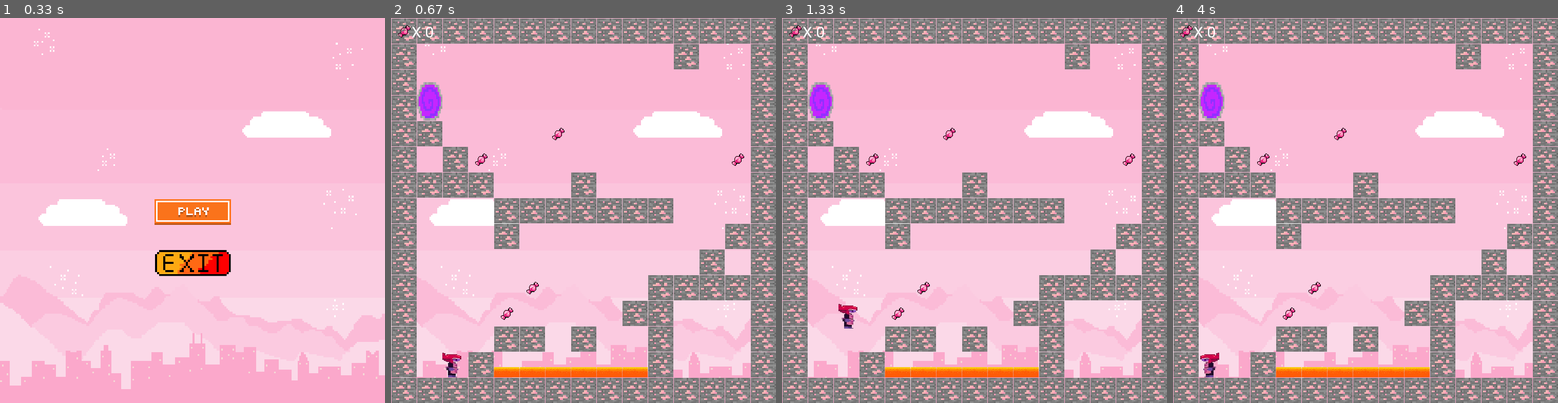
Above: before the commit, frames 1-4 (left to right).
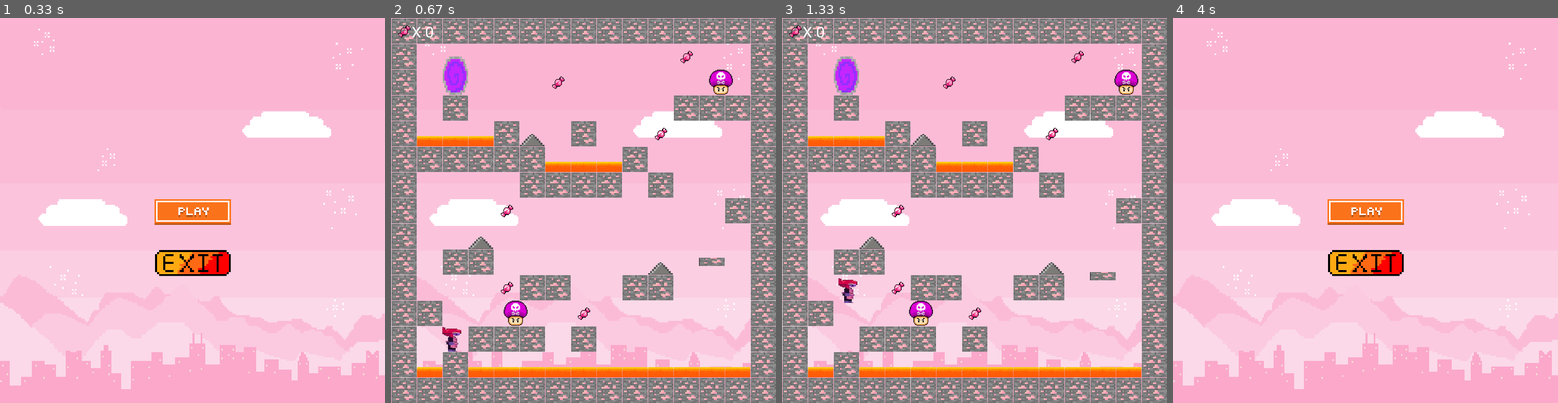
Above: after the commit, the same moments.

Repository: Julijadvbjb/Pygame-sp-le
Game: pygame game, started from main.py
Same seed, same stepped clock (60 frames per second), same inputs: the game is played once before the commit and once after it.
Inputs (mouse positions are in pixels of both pictures, inside the frame that each line leads up to):
- Up to frame 1 (0.33 s): no input
- Up to frame 2 (0.67 s): press the mouse at (583, 210) at 0.37 s; move the mouse to (598, 164) at 0.47 s; release the mouse at (618, 118) at 0.6 s
- Up to frame 3 (1.33 s): hold Right 0.67-1.13 s; move the mouse to (959, 106) at 0.7 s; hold Up from 1.17 s (still down)
- Up to frame 4 (4 s): release Up at 1.47 s; hold Right 1.5-1.97 s; press the mouse at (1365, 314) at 2.03 s; move the mouse to (1384, 260) at 2.13 s; release the mouse at (1407, 210) at 2.27 s; hold Left 2.33-2.87 s; press the mouse at (1365, 314) at 2.93 s; move the mouse to (1350, 314) at 3.03 s; release the mouse at (1334, 310) at 3.17 s; hold Left 3.23-3.63 s; press the mouse at (1365, 314) at 3.7 s; move the mouse to (1407, 229) at 3.8 s; release the mouse at (1446, 141) at 3.93 s

Frame 1 is identical in both runs. In frame 2, 24% of the frame differs, in the area x 6-94%, y 6-94%; in frame 3, 24%; in frame 4, 39%, in the area x 0-100%, y 0-100%.

Commit message:
platforms

Diff:
--- a/level_data.py
+++ b/level_data.py
@@ -1,14 +1,14 @@
 level1_data = [
 [1, 1, 1, 1, 1, 1, 1, 1, 1, 1, 1, 1, 1, 1, 1],
 [1, 0, 0, 0, 0, 0, 0, 0, 0, 0, 0, 1, 0, 0, 1],
-[1, 0, 0, 0, 0, 0, 0, 0, 0, 0, 0, 0, 0, 0, 1],
-[1, 4, 0, 0, 0, 0, 0, 0, 0, 0, 0, 0, 0, 0, 1],
+[1, 0, 0, 0, 0, 0, 0, 0, 0, 0, 5, 0, 0, 0, 1],
+[1, 4, 0, 0, 0, 0, 0, 0, 0, 7, 0, 0, 0, 0, 1],
 [1, 1, 0, 0, 0, 0, 5, 0, 0, 0, 0, 0, 0, 0, 1],
 [1, 0, 1, 5, 0, 0, 0, 0, 0, 0, 0, 0, 0, 5, 1],
 [1, 1, 1, 1, 0, 0, 0, 1, 0, 0, 0, 0, 0, 0, 1],
-[1, 0, 0, 0, 1, 1, 1, 1, 1, 1, 1, 0, 0, 0, 1],
+[1, 5, 0, 0, 1, 1, 1, 1, 1, 1, 1, 0, 0, 0, 1],
 [1, 0, 0, 0, 1, 0, 0, 0, 0, 0, 0, 0, 0, 1, 1],
-[1, 0, 0, 0, 0, 0, 0, 0, 0, 0, 0, 0, 1, 0, 1],
+[1, 7, 0, 0, 0, 0, 0, 0, 0, 0, 0, 0, 1, 0, 1],
 [1, 0, 0, 0, 0, 5, 0, 0, 0, 0, 1, 1, 1, 1, 1],
 [1, 0, 0, 0, 5, 0, 0, 0, 0, 1, 1, 0, 0, 0, 1],
 [1, 0, 0, 0, 1, 1, 0, 1, 0, 0, 1, 0, 0, 0, 1],
@@ -18,47 +18,47 @@
 
 level2_data = [
 [1, 1, 1, 1, 1, 1, 1, 1, 1, 1, 1, 1, 1, 1, 1],
-[1, 0, 0, 0, 0, 0, 0, 0, 0, 0, 0, 1, 0, 0, 1],
+[1, 0, 0, 0, 0, 0, 0, 0, 0, 0, 0, 1, 0, 5, 1],
 [1, 0, 0, 4, 0, 0, 0, 0, 0, 0, 0, 0, 0, 0, 1],
 [1, 0, 0, 1, 0, 0, 0, 0, 0, 0, 0, 0, 0, 0, 1],
-[1, 0, 0, 5, 0, 0, 0, 0, 5, 0, 0, 0, 0, 0, 1],
+[1, 0, 0, 5, 0, 0, 0, 0, 5, 0, 0, 0, 0, 7, 1],
 [1, 1, 0, 0, 0, 0, 0, 0, 0, 0, 0, 0, 0, 0, 1],
 [1, 1, 1, 1, 0, 3, 0, 1, 3, 1, 0, 0, 0, 0, 1],
 [1, 0, 0, 0, 1, 1, 1, 1, 1, 1, 1, 0, 0, 0, 1],
-[1, 0, 0, 0, 1, 0, 0, 0, 0, 0, 0, 0, 0, 1, 1],
+[1, 0, 0, 0, 1, 0, 5, 0, 0, 0, 0, 0, 0, 1, 1],
 [1, 0, 0, 0, 0, 0, 0, 0, 0, 0, 0, 0, 0, 0, 1],
 [1, 0, 0, 5, 0, 0, 0, 0, 0, 0, 5, 1, 2, 1, 1],
-[1, 0, 0, 0, 0, 1, 0, 0, 0, 0, 1, 1, 1, 1, 1],
-[1, 0, 0, 1, 0, 0, 0, 0, 1, 1, 1, 0, 0, 0, 1],
+[1, 0, 0, 0, 0, 0, 0, 0, 0, 6, 0, 1, 1, 1, 1],
+[1, 0, 0, 1, 0, 0, 7, 1, 1, 1, 1, 0, 0, 0, 1],
 [1, 0, 1, 2, 2, 2, 2, 2, 2, 2, 1, 0, 0, 0, 1],
 [1, 1, 1, 1, 1, 1, 1, 1, 1, 1, 1, 1, 1, 1, 1],
 ]
 
 level3_data = [
 [1, 1, 1, 1, 1, 1, 1, 1, 1, 1, 1, 1, 1, 1, 1],
-[1, 0, 0, 0, 0, 0, 0, 0, 0, 0, 0, 0, 0, 0, 1],
-[1, 0, 4, 0, 0, 0, 5, 0, 0, 0, 0, 0, 0, 0, 1],
-[1, 0, 1, 0, 0, 0, 0, 0, 0, 0, 0, 0, 0, 0, 1],
+[1, 0, 0, 0, 0, 0, 0, 0, 0, 0, 0, 5, 0, 0, 1],
+[1, 0, 4, 0, 0, 0, 5, 0, 0, 0, 0, 0, 6, 0, 1],
+[1, 0, 1, 0, 0, 0, 0, 0, 0, 0, 0, 1, 1, 1, 1],
 [1, 2, 2, 2, 1, 3, 0, 1, 0, 0, 5, 0, 0, 0, 1],
-[1, 1, 1, 1, 1, 1, 2, 2, 2, 1, 1, 1, 0, 0, 1],
-[1, 0, 0, 0, 0, 1, 1, 1, 1, 0, 0, 0, 0, 0, 1],
+[1, 1, 1, 1, 1, 1, 2, 2, 2, 1, 0, 0, 0, 0, 1],
+[1, 0, 0, 0, 0, 1, 1, 1, 1, 0, 1, 0, 0, 0, 1],
 [1, 0, 0, 0, 5, 0, 0, 0, 0, 0, 0, 0, 0, 1, 1],
-[1, 0, 0, 3, 0, 0, 0, 0, 0, 0, 0, 1, 1, 0, 1],
-[1, 0, 1, 1, 0, 0, 0, 0, 0, 0, 3, 0, 0, 0, 1],
-[1, 0, 0, 0, 0, 1, 1, 0, 0, 1, 1, 0, 0, 0, 1],
-[1, 1, 0, 0, 0, 0, 0, 5, 0, 0, 0, 0, 0, 0, 1],
-[1, 0, 0, 1, 0, 0, 0, 1, 0, 0, 0, 0, 0, 0, 1],
+[1, 0, 0, 3, 0, 0, 0, 0, 0, 0, 0, 0, 0, 0, 1],
+[1, 0, 1, 1, 0, 0, 0, 0, 0, 0, 3, 0, 7, 0, 1],
+[1, 0, 0, 0, 5, 1, 1, 0, 0, 1, 1, 0, 0, 0, 1],
+[1, 1, 0, 0, 6, 0, 0, 5, 0, 0, 0, 0, 0, 0, 1],
+[1, 0, 0, 1, 1, 1, 0, 1, 0, 0, 0, 0, 0, 0, 1],
 [1, 2, 1, 2, 2, 2, 2, 2, 2, 2, 2, 2, 2, 2, 1],
 [1, 1, 1, 1, 1, 1, 1, 1, 1, 1, 1, 1, 1, 1, 1],
 ]
 
 level4_data = [
 [1, 1, 1, 1, 1, 1, 1, 1, 1, 1, 1, 1, 1, 1, 1],
-[1, 0, 0, 0, 0, 0, 5, 0, 0, 0, 0, 1, 0, 0, 1],
+[1, 0, 0, 0, 5, 6, 0, 0, 0, 0, 5, 1, 0, 0, 1],
 [1, 0, 0, 0, 1, 1, 1, 0, 0, 0, 0, 0, 0, 0, 1],
 [1, 4, 0, 1, 0, 0, 0, 0, 0, 0, 0, 0, 0, 0, 1],
 [1, 1, 0, 0, 0, 0, 5, 0, 0, 0, 0, 0, 0, 0, 1],
-[1, 0, 1, 5, 0, 0, 0, 0, 0, 0, 0, 0, 0, 5, 1],
+[1, 0, 1, 5, 0, 0, 0, 0, 0, 0, 7, 0, 0, 5, 1],
 [1, 1, 1, 1, 0, 0, 1, 0, 0, 1, 0, 1, 0, 0, 1],
 [1, 0, 0, 0, 1, 2, 2, 2, 2, 2, 0, 0, 0, 1, 1],
 [1, 0, 0, 0, 1, 1, 1, 1, 1, 1, 0, 0, 0, 1, 1],
--- a/main.py
+++ b/main.py
@@ -24,7 +24,7 @@
 game_over = 0
 main_menu = True
 max_levels = 4
-current_level = 1
+current_level = 3
 score = 0
 lives = 3
 game_over_played = False
@@ -51,7 +51,7 @@
 
 died_img = pygame.image.load('images/died.png')
 died_img = pygame.transform.scale(died_img, (screen_width//3 , screen_height//3))
-died_rect = died_img.get_rect(center=(screen_width // 2, screen_height // 2))
+died_rect = died_img.get_rect(center=(screen_width // 2, screen_height // 2 ))
 
 win_img = pygame.image.load('images/win.png')
 win_img = pygame.transform.scale(win_img, (screen_width//3 , screen_height//3))
@@ -107,6 +107,7 @@
         dx = 0
         dy = 0
         walk_cooldown = 5
+        col_thresh = 20
 
         if game_over == 0:
             # Get keypresses
@@ -169,7 +170,7 @@
                         self.high = False
 
             # Check for collision with lava and spikes
-            if pygame.sprite.spritecollide(self, lava_group, False) or pygame.sprite.spritecollide(self, spike_group, False):
+            if pygame.sprite.spritecollide(self, lava_group, False) or pygame.sprite.spritecollide(self, spike_group, False) or  pygame.sprite.spritecollide(self, enemy_group, False):
                 game_over = -1
                 lives -= 1
                 die_sound.play()
@@ -177,6 +178,23 @@
             # Check for collision with portal
             if pygame.sprite.spritecollide(self, portal_group, False):
                 game_over = 1
+
+            for platform in platform_group:
+                if platform.rect.colliderect(self.rect.x + dx, self.rect.y, self.width, self.height):
+                      dx = 0
+                if platform.rect.colliderect(self.rect.x, self.rect.y + dy, self.width, self.height):
+                    if abs((self.rect.top + dy) - platform.rect.bottom) < col_thresh:
+                        self.vel_y = 0
+                        dy = platform.rect.bottom - self.rect.top
+                    elif abs((self.rect.bottom + dy) - platform.rect.top) < col_thresh:
+                         self.rect.bottom = platform.rect.top - 1
+                         dy = 0
+                         self.high = False
+                    if platform.move_x != 0:
+                        self.rect.x += platform.move_direction
+
+
+
 
             # Update player coordinates
             self.rect.x += dx
@@ -262,54 +280,60 @@
 		return action
 
 class World():
-	"""
+    """
     Class representing the game world with tiles and game elements.
 
     Attributes:
     - tile_list: List of tiles in the world.
     """
-	def __init__(self, data):
-		"""
+    def __init__(self, data):
+        """
         Initialize the world based on the provided level data.
 
         Parameters:
         - data: 2D list representing the layout of tiles in the level.
         """
-		self.tile_list = []
-
-		#load images
-		block_img = pygame.image.load('images/block.png')
-
-		row_count = 0
-		for row in data:
-			col_count = 0
-			for tile in row:
-				if tile == 1:
-					img = pygame.transform.scale(block_img, (tile_size, tile_size))
-					img_rect = img.get_rect()
-					img_rect.x = col_count * tile_size
-					img_rect.y = row_count * tile_size
-					tile = (img, img_rect)
-					self.tile_list.append(tile)
-				if tile == 2:
-					lava = Lava(col_count*tile_size, row_count*tile_size+(tile_size//2))
-					lava_group.add(lava)
-				if tile == 3:
-					spike = Spike(col_count*tile_size, row_count*tile_size+(tile_size//2))
-					spike_group.add(spike)
-				if tile == 4:
-					portal = Portal(col_count*tile_size, row_count*tile_size-(tile_size//2))
-					portal_group.add(portal)
-				if tile == 5:
-					candy = Candy(col_count*tile_size + (tile_size//2), row_count*tile_size+(tile_size//2))
-					candy_group.add(candy)
-				col_count += 1
-			row_count += 1
-
-	def draw(self):
-		"""Draw the tiles in the world on the screen."""
-		for tile in self.tile_list:
-			screen.blit(tile[0], tile[1])
+        self.tile_list = []
+
+        # load images
+        block_img = pygame.image.load('images/block.png')
+
+        row_count = 0
+        for row in data:
+            col_count = 0
+            for tile in row:
+                if tile == 1:
+                    img = pygame.transform.scale(block_img, (tile_size, tile_size))
+                    img_rect = img.get_rect()
+                    img_rect.x = col_count * tile_size
+                    img_rect.y = row_count * tile_size
+                    tile = (img, img_rect)
+                    self.tile_list.append(tile)
+                if tile == 2:
+                    lava = Lava(col_count * tile_size, row_count * tile_size + (tile_size // 2))
+                    lava_group.add(lava)
+                if tile == 3:
+                    spike = Spike(col_count * tile_size, row_count * tile_size + (tile_size // 2))
+                    spike_group.add(spike)
+                if tile == 4:
+                    portal = Portal(col_count * tile_size, row_count * tile_size - (tile_size // 2))
+                    portal_group.add(portal)
+                if tile == 5:
+                    candy = Candy(col_count * tile_size + (tile_size // 2), row_count * tile_size + (tile_size // 2))
+                    candy_group.add(candy)
+                if tile == 6:
+                    enemy = Enemy(col_count * tile_size, row_count * tile_size)
+                    enemy_group.add(enemy)
+                if tile == 7:
+                    platform = Platform(col_count * tile_size, row_count * tile_size, 0)
+                    platform_group.add(platform)
+                col_count += 1
+            row_count += 1
+
+    def draw(self):
+        for tile in self.tile_list:
+            screen.blit(tile[0], tile[1])
+
 
 class Lava(pygame.sprite.Sprite):
     """
@@ -327,6 +351,74 @@
         self.rect = self.image.get_rect()
         self.rect.x = x
         self.rect.y = y
+class Platform(pygame.sprite.Sprite):
+    def __init__(self, x, y, move_x):
+        pygame.sprite.Sprite.__init__(self)
+        img = pygame.image.load('images/platform.png')
+        self.image = pygame.transform.scale(img, (tile_size, tile_size // 3))
+        self.rect = self.image.get_rect()
+        self.rect.x = x
+        self.rect.y = y
+        self.move_direction = 1
+        self.move_counter = 0
+        self.move_x = move_x
+
+    def update(self):
+        """
+        Update the position of the platform sprite based on its movement pattern.
+        The platform moves up and down, changing direction after a certain distance.
+
+        """
+        self.rect.y += self.move_direction
+        self.move_counter += 1
+        if abs(self.move_counter) > 50:
+            self.move_direction *= -1
+            self.move_counter *= -1
+
+class Enemy(pygame.sprite.Sprite):
+    """
+    A class representing an enemy sprite in the game.
+
+    Attributes:
+    - x, y: Initial position of the enemy sprite.
+    - image: Surface representing the enemy sprite's image.
+    - rect: Rectangular area occupied by the enemy sprite.
+    - move_direction: Direction in which the enemy moves (1 for right, -1 for left).
+    - move_counter: Counter to track the movement of the enemy.
+
+    Methods:
+    - update(): Update the position of the enemy sprite based on its movement pattern.
+
+    """
+    def __init__(self, x, y):
+        """
+        Initialize the enemy sprite.
+
+        Parameters:
+        - x, y: Initial position of the enemy sprite.
+        """
+        pygame.sprite.Sprite.__init__(self)
+        self.image = pygame.image.load('images/enemy.png')
+        self.image = pygame.transform.scale(self.image, (tile_size, tile_size))
+        self.rect = self.image.get_rect()
+        self.rect.x = x
+        self.rect.y = y
+        self.move_direction = 1
+        self.move_counter = 0
+
+    def update(self):
+        """
+        Update the position of the enemy sprite based on its movement pattern.
+        The enemy moves back and forth, changing direction after a certain distance.
+
+        """
+        self.rect.x += self.move_direction
+        self.move_counter += 1
+        if abs(self.move_counter) > 50:
+            self.move_direction *= -1
+            self.move_counter *= -1
+
+
 
 class Spike(pygame.sprite.Sprite):
     """
@@ -384,6 +476,8 @@
 spike_group = pygame.sprite.Group()
 portal_group = pygame.sprite.Group()
 candy_group = pygame.sprite.Group()
+enemy_group = pygame.sprite.Group()
+platform_group = pygame.sprite.Group()
 
 score_candy = Candy(tile_size // 2, tile_size // 2)
 candy_group.add(score_candy)
@@ -414,6 +508,8 @@
         world.draw()
         if lives > 0:
             if game_over == 0:
+                enemy_group.update()
+                platform_group.update()
                 if pygame.sprite.spritecollide(player, candy_group, True):
                     score += 1
                 draw_text('X ' + str(score), font, white, tile_size - 10, 10)
@@ -421,10 +517,12 @@
             spike_group.draw(screen)
             portal_group.draw(screen)
             candy_group.draw(screen)
+            enemy_group.draw(screen)
+            platform_group.draw(screen)
             game_over, lives = player.update(game_over, lives)
 
             if game_over == -1:
-                died_rect.center = (screen_width // 2, screen_height // 2)
+                died_rect.center = (screen_width // 2, screen_height // 2 )
                 screen.blit(died_img, died_rect)
                 draw_text('Lives left: ' + str(lives), font, white, tile_size + 270, 520)
 
@@ -433,6 +531,7 @@
                     game_over = 0
                     score_candy = Candy(tile_size // 2, tile_size // 2)
                     candy_group.add(score_candy)
+                    enemy_group.draw(screen)
 
 
             if game_over == 1:
@@ -442,6 +541,8 @@
                     spike_group.empty()
                     portal_group.empty()
                     candy_group.empty()
+                    enemy_group.empty()
+                    platform_group.empty()
 
                     world_data = globals()[f'level{current_level}_data']
                     world = World(world_data)
@@ -449,6 +550,7 @@
                     game_over = 0
                     score_candy = Candy(tile_size // 2, tile_size // 2)
                     candy_group.add(score_candy)
+                    enemy_group.draw(screen)
                 else:
                     win_rect.center = (screen_width // 2, screen_height // 2)
                     screen.blit(win_img, win_rect)
@@ -459,6 +561,8 @@
                         spike_group.empty()
                         portal_group.empty()
                         candy_group.empty()
+                        enemy_group.empty()
+                        platform_group.empty()
                         world_data = globals()[f'level{current_level}_data']
                         world = World(world_data)
                         player.reset(100, screen_height - 130)
@@ -480,6 +584,8 @@
                 spike_group.empty()
                 portal_group.empty()
                 candy_group.empty()
+                enemy_group.empty()
+                platform_group.empty()
                 world_data = globals()[f'level{current_level}_data']
                 world = World(world_data)
                 player.reset(100, screen_height - 130)
Binary file added: images/enemy.png
Binary file added: images/platform.png
